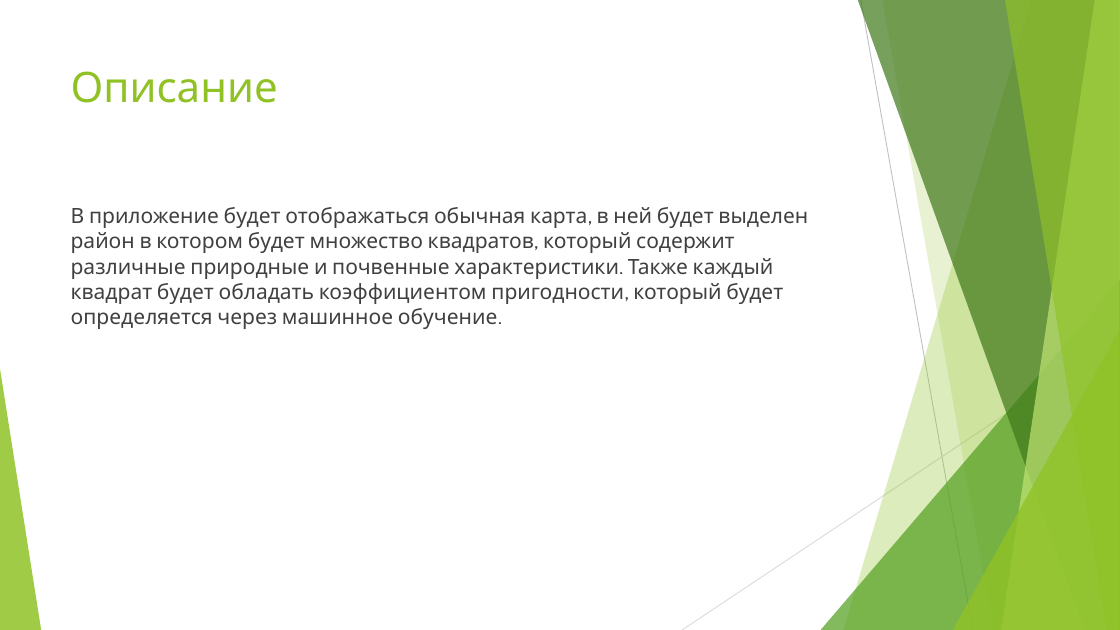
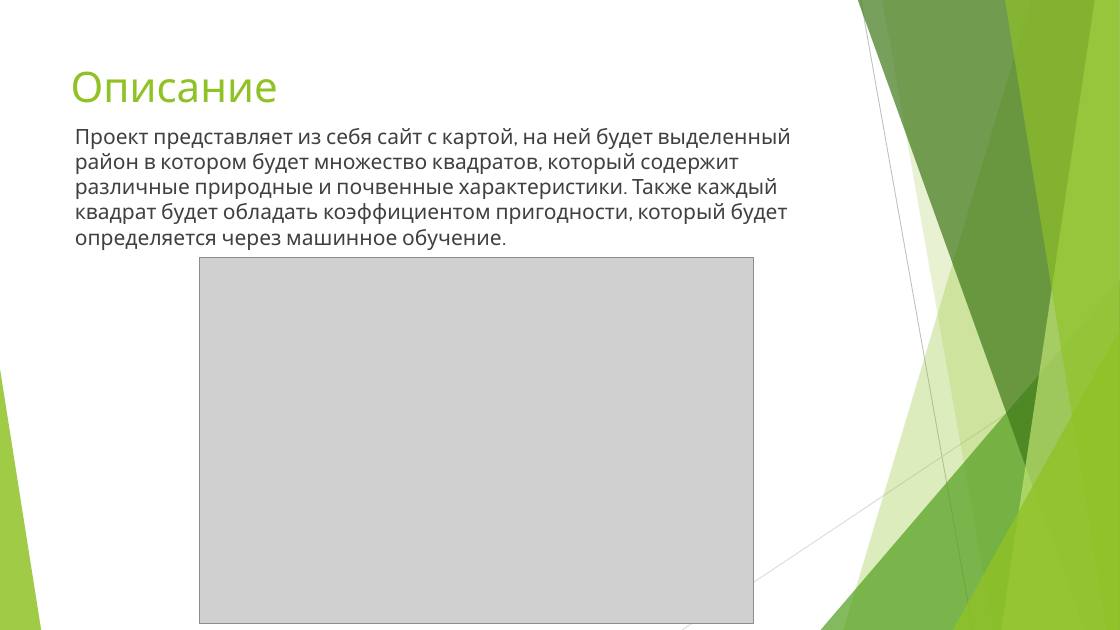
Before and after one commit to rzrka/vineyard, a slide deck: slide 4 of source/диплом.pptx (slide 2 before the commit). Drawn at 1120x630 pixels with LibreOffice and Linux fonts; fonts in the diff are those of the drawing; grey boxes stand for pictures. Boxes give left, top, right and bottom in pixels: in the first picture for what was removed or moved away, otherwise in the second. Text is boxed around its words. In the diff, an @@ line names an element or a change of style, - is before the commit and + after.

Commit message:
дописал ml, рефакторинг кода, добавил фичи после обучение ml

```diff
--- a/source/диплом.pptx
+++ b/source/диплом.pptx
@@ text at [75,128,791,250]: text changed @@
-В приложение будет отображаться обычная карта, в ней будет выделен район в котором будет множество квадратов, который содержит различные природные и почвенные характеристики. Также каждый квадрат будет обладать коэффициентом пригодности, который будет определяется через машинное обучение.
+Проект представляет из себя сайт с картой, на ней будет выделенный район в котором будет множество квадратов, который содержит различные природные и почвенные характеристики. Также каждый квадрат будет обладать коэффициентом пригодности, который будет определяется через машинное обучение.
@@ picture added at [200,258,754,624] @@
```
Also in this commit, not shown: 2 other slides changed, 2 slides added, 2 slides removed, 49 other files.
